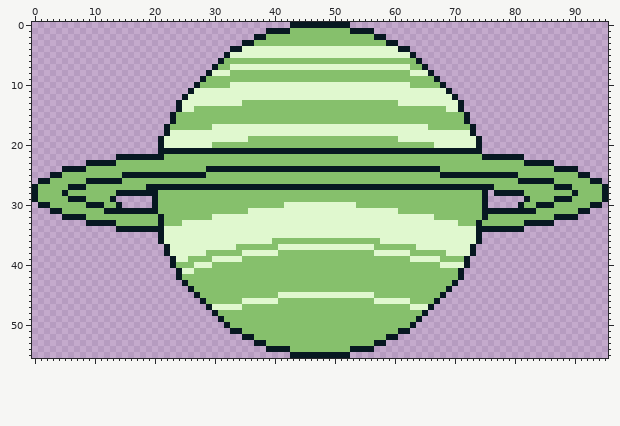
Two states of a pixel-art file, sol/assets/sprites/z-ph-saturn.aseprite. Above is the file before it was changed.
96x56 pixels, 1 frame.
Once edited:
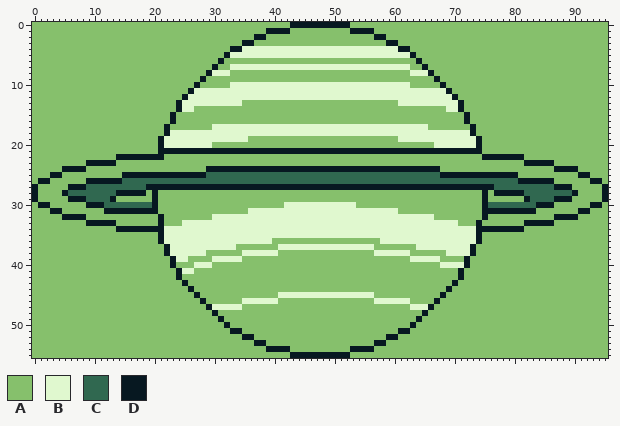
Palette (. is transparent): A #86c06c  B #e0f8cf  C #306850  D #071821
Change:
layer "Flattened" added
layer "saturn" removed
layer "rings" removed
Layer "Flattened":
There is now colour A in row 0 at x 0 to 42 and 53 to 95; in row 1 at x 0 to 38 and 57 to 95; in row 2 at x 0 to 36 and 59 to 95; in row 3 at x 0 to 34 and 61 to 95; in row 4 at x 0 to 32 and 63 to 95; in row 5 at x 0 to 31 and 64 to 95.
There is now colour A in row 6 at x 0 to 30 and 65 to 95; in row 7 at x 0 to 29 and 66 to 95; in row 8 at x 0 to 28 and 67 to 95; in row 9 at x 0 to 27 and 68 to 95; in row 10 at x 0 to 26 and 69 to 95; in row 11 at x 0 to 25 and 70 to 95.
There is now colour A in row 12 at x 0 to 24 and 71 to 95; in rows 13 to 14 at x 0 to 23 and 72 to 95; in rows 15 to 16 at x 0 to 22 and 73 to 95; in rows 17 to 18 at x 0 to 21 and 74 to 95; in rows 19 to 21 at x 0 to 20 and 75 to 95; in row 22 at x 0 to 13 and 82 to 95.
There is now colour A in row 23 at x 0 to 8 and 87 to 95; in row 24 at x 0 to 4 and 91 to 95; in row 25 at x 0 to 2 and 93 to 95; in row 26 at x 0 and 95; in row 28 at x 76; in row 29 at x 14 to 19 and 76 to 81.
There is now colour A in row 30 at x 0 and 95; in row 31 at x 0 to 2 and 93 to 95; in row 32 at x 0 to 4 and 91 to 95; in row 33 at x 0 to 8 and 87 to 95; in row 34 at x 0 to 13 and 82 to 95; in rows 35 to 36 at x 0 to 20 and 75 to 95.
There is now colour A in rows 37 to 38 at x 0 to 21 and 74 to 95; in rows 39 to 40 at x 0 to 22 and 73 to 95; in rows 41 to 42 at x 0 to 23 and 72 to 95; in row 43 at x 0 to 24 and 71 to 95; in row 44 at x 0 to 25 and 70 to 95; in row 45 at x 0 to 26 and 69 to 95.
There is now colour A in row 46 at x 0 to 27 and 68 to 95; in row 47 at x 0 to 28 and 67 to 95; in row 48 at x 0 to 29 and 66 to 95; in row 49 at x 0 to 30 and 65 to 95; in row 50 at x 0 to 31 and 64 to 95; in row 51 at x 0 to 32 and 63 to 95.
There is now colour A in row 52 at x 0 to 34 and 61 to 95; in row 53 at x 0 to 36 and 59 to 95; in row 54 at x 0 to 38 and 57 to 95; in row 55 at x 0 to 42 and 53 to 95.
The edit turns colour D into colour A in row 28 at x 19.
There is now colour C in row 30 at x 15 to 19 and 76 to 80.
The edit turns colour A into colour C in row 25 at x 29 to 67; in row 26 at x 15 to 80; in row 27 at x 9 to 18 and 77 to 86; in row 28 at x 6 to 13 and 82 to 89; in row 29 at x 9 to 12 and 83 to 86; in row 30 at x 12 to 13 and 82 to 83.
The edit turns colour D into colour C in row 30 at x 14 and 81.
Boxes around the changes in both pictures, in picture pixels (x1, y1, x2, y2):
changed: (32, 22, 608, 358)
